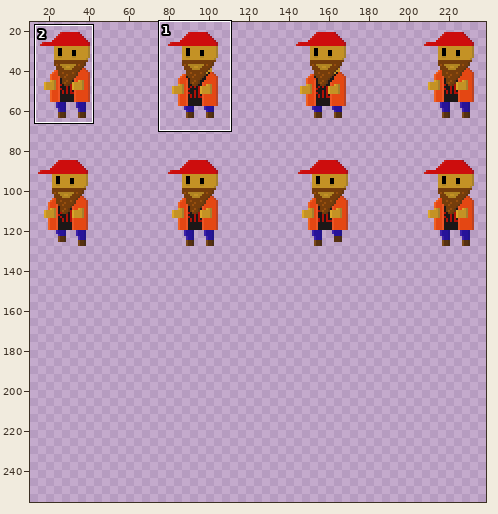
Two states of a sprite sheet, Assets/Art/player.png. Above: a wide view before the commit, with the close-up outlined.
Close-up. The starting point:
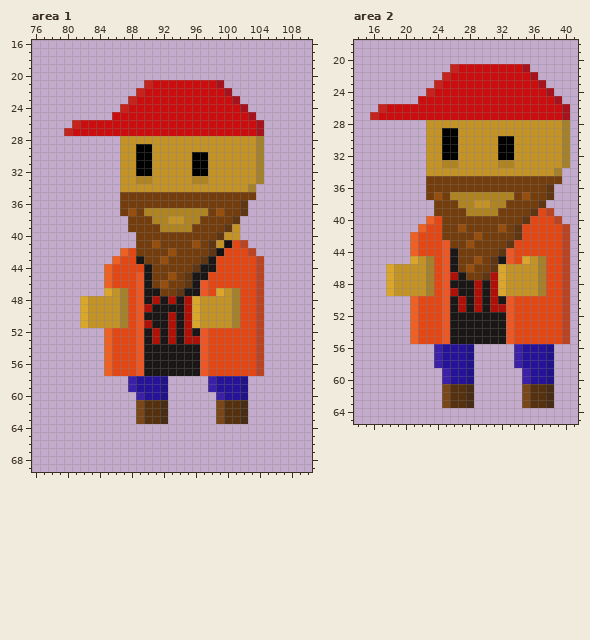
The file is 256x256 pixels. Colours within 5 levels of each other are drawn and written as one. Shown: area 1: x 76..110, y 16..69; area 2: x 14..41, y 18..65. The wide view leaves out empty margins. The commit also changed other parts of the picture, which this record leaves out.
And afterwards:
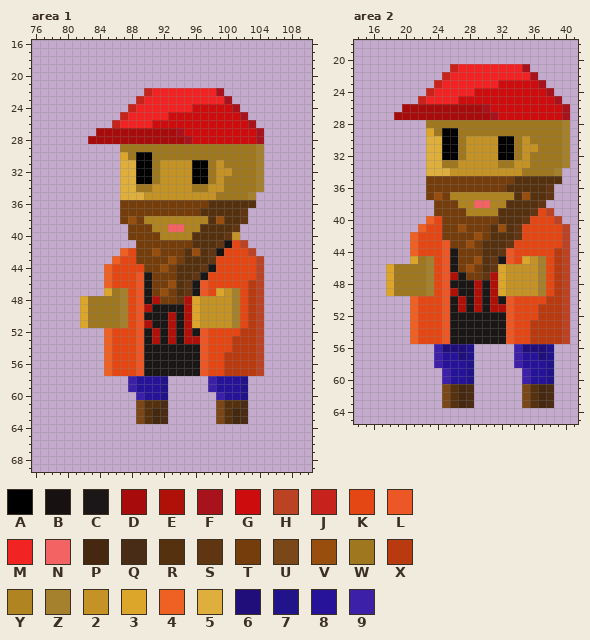
Palette (. is transparent): A #000000  B #171111  C #1c1717  D #a70b0b  E #af1007  F #a8121c  G #cd0d0d  H #bb4222  J #c7221b  K #e44713  L #ed5625  M #f12323  N #f46363  P #45280f  Q #482c15  R #563110  S #603612  T #753d0b  U #7a4818  V #984f0e  W #9e771e  X #b93a0f  Y #b08421  Z #a5802d  2 #c49225  3 #dba629  4 #ef6123  5 #dfaf3e  6 #200f7a  7 #21148b  8 #271399  9 #3c21a8
Change:
--- area 1
@@ x 76..110 @@
 20 ...................................
-21 ..............JGGGGGGGGF...........
-22 .............JGGGGGGGGGGF..........
-23 ............JGGGGGGGGGGGGF.........
-24 ...........JGGGGGGGGGGGGGGF........
-25 ..........GGGGGGGGGGGGGGGGGF.......
-26 .....JGGGGGGGGGGGGGGGGGGGGGGF......
-27 ....JGGGGGGGGGGGGGGGGGGGGGGGF......
-28 ...........22222222222222222Z......
-29 ...........22AA2222222222222Z......
-30 ...........22AA22222AA222222Z......
-31 ...........22AA22222AA222222Z......
-32 ...........22AA22222AA222222Z......
-33 ...........22YY22222YY222222Z......
-34 ...........2222222222222222Z.......
-35 ...........TTTTTTTTTTTTTTTTT.......
-36 ...........TTTTTTTTTTTTTTTS........
-37 ...........TVTYYYYYYYYTVTTS........
-38 ............TTTYY22YYTTTTS.........
-39 ............TTTTYYYYTTTTS2.........
-40 .............TTTTTTTTTTS22.........
-41 .............TTVTTTTVTS2BKH........
-42 ...........4KTTTTVTTTTSBKKKH.......
-43 ..........4KKCTTVTTTTSCKKKKKH......
-44 .........4KKKKCTTTTTSCCKKKKKH......
-45 .........4KKKLCTTVTSCCKKKKKKH......
-46 .........4KKKLCTVTTSCLKKKKKKH......
-47 .........32ZKLCCTTSCCLK32ZKKH......
-48 ......32222ZKLCECECE32222ZKKH......
-49 ......32222ZKLECCCCE32222ZKKH......
-50 ......32222ZKLCCCECE32222ZKKH......
-51 ......32222ZKLECCECE32222ZKKH......
-52 .........4KKKLCECECECLKKKKKKH......
-53 .........4KKKLCECECEELKKKKKKH......
-54 .........4KKKLCCCCCCCLKKKKKKH......
-55 .........4KKKLCCCCCCCLKKKKKKH......
-56 .........4KKKLCCCCCCCLKKKKKKH......
-57 .........4KKKLCCCCCCCLKKKKKKH......
+21 ...................................
+22 ..............JMMMMMMMMF...........
+23 .............JMMMMMMMMMMF..........
+24 ............JMMMMMMMGGGGGF.........
+25 ...........JMMMMMGGGGGGGGGF........
+26 ..........JMMMMGGGGGGGGGGGGF.......
+27 ........DDDDDDDDDDFGGGGGGGGGF......
+28 .......DDDDDDDDDDDDFGGGGGGGGF......
+29 ...........WWWWWWWWWWWWWWWWWZ......
+30 ...........3WAAWWWWWWWWWWWWWZ......
+31 ...........55AAW2222AAW2WWWWZ......
+32 ...........55AAW2222AAW22WWWZ......
+33 ...........55AAW2222AAW2WWWWZ......
+34 ...........55WW22222WW22WWWWZ......
+35 ...........555222222222WWWWZ.......
+36 ...........TTTTTTTTTTTRRRRRR.......
+37 ...........TTTTTTTTTTRRRRRS........
+38 ...........TVTYYYYYYYYRVRRS........
+39 ............TTTYYNNYYRRRRS.........
+40 ............TTTTYYYYRRRRS2.........
+41 .............TTTTTTTRRRSBKH........
+42 ...........4KTTVTTTRVRSBKKKH.......
+43 ..........4KKTTTTVTRRRSKKKKKH......
+44 .........4KKKKTTVTRRRSCKKKKKH......
+45 .........4KKKLCTTTRRSCKKKKKKH......
+46 .........4KKKLCTTVRSCLKKKKKXH......
+47 .........3WZKLCTVTRSCLK32ZKXH......
+48 ......3WWWWZKLCETTSE32222ZKXH......
+49 ......3WWWWZKLECCCCE32222ZKXH......
+50 ......3WWWWZKLCCCECE32222ZKXH......
+51 ......3WWWWZKLECCECE32222ZKXH......
+52 .........4KKKLCECECECLKKKKXXH......
+53 .........4KKKLCECECEELKKKXXXH......
+54 .........4KKKLCCCCCCCLKKKXXXH......
+55 .........4KKKLCCCCCCCLKKXXXXH......
+56 .........4KKKLCCCCCCCLKKXXXXH......
+57 .........4KKKLCCCCCCCLKKXXXXH......
 58 ............98887.....98887........
@@ x 89..103 @@
 61 URRQ......URRQ.
-62 URRQ......URRQ.
-63 URRQ......URRQ.
+62 URPQ......URPQ.
+63 URPQ......URPQ.
 64 ...............
--- area 2
@@ x 14..41 @@
 20 ............................
-21 ............JGGGGGGGGF......
-22 ...........JGGGGGGGGGGF.....
-23 ..........JGGGGGGGGGGGGF....
-24 .........JGGGGGGGGGGGGGGF...
-25 ........GGGGGGGGGGGGGGGGGF..
-26 ...JGGGGGGGGGGGGGGGGGGGGGGF.
-27 ..JGGGGGGGGGGGGGGGGGGGGGGGF.
-28 .........22222222222222222Z.
-29 .........22AA2222222222222Z.
-30 .........22AA22222AA222222Z.
-31 .........22AA22222AA222222Z.
-32 .........22AA22222AA222222Z.
-33 .........22YY22222YY222222Z.
-34 .........2222222222222222Z..
-35 .........TTTTTTTTTTTTTTTTT..
-36 .........TTTTTTTTTTTTTTTS...
-37 .........TVTYYYYYYYYTVTTS...
-38 ..........TTTYY22YYTTTTS....
-39 ..........TTTTYYYYTTTTSKH...
-40 .........4KTTTTTTTTTTSKKKH..
-41 ........4KKTTVTTTTVTSKKKKKH.
-42 .......4KKKTTTTVTTTTSKKKKKH.
-43 .......4KKKLTTVTTTTSKKKKKKH.
-44 .......4KKKLCTTTTTSLKKKKKKH.
-45 .......32ZKLCTTVTSCLK32ZKKH.
-46 ....32222ZKLCTVTTS32222ZKKH.
-47 ....32222ZKLECTTSE32222ZKKH.
-48 ....32222ZKLCCCECE32222ZKKH.
-49 ....32222ZKLECCECE32222ZKKH.
-50 .......4KKKLCECECECLKKKKKKH.
-51 .......4KKKLCECECEELKKKKKKH.
-52 .......4KKKLCCCCCCCLKKKKKKH.
-53 .......4KKKLCCCCCCCLKKKKKKH.
-54 .......4KKKLCCCCCCCLKKKKKKH.
-55 .......4KKKLCCCCCCCLKKKKKKH.
-56 ..........98887.....98887...
-57 ..........98887.....98887...
+21 ............JMMMMMMMMF......
+22 ...........JMMMMMMMMMMF.....
+23 ..........JMMMMMMMGGGGGF....
+24 .........JMMMMMGGGGGGGGGF...
+25 ........JMMMMGGGGGGGGGGGGF..
+26 ......DDDDDDDDDDFGGGGGGGGGF.
+27 .....DDDDDDDDDDDDFGGGGGGGGF.
+28 .........WWWWWWWWWWWWWWWWWZ.
+29 .........3WAAWWWWWWWWWWWWWZ.
+30 .........55AAW2222AAW2WWWWZ.
+31 .........55AAW2222AAW22WWWZ.
+32 .........55AAW2222AAW2WWWWZ.
+33 .........55WW22222WW22WWWWZ.
+34 .........555222222222WWWWZ..
+35 .........TTTTTTTTTTTRRRRRR..
+36 .........TTTTTTTTTTRRRRRS...
+37 .........TVTYYYYYYYYRVRRS...
+38 ..........TTTYYNNYYRRRRS....
+39 ..........TTTTYYYYRRRRSKH...
+40 .........4KTTTTTTTRRRSKKKH..
+41 ........4KKTTVTTTRVRSKKKKKH.
+42 .......4KKKTTTTVTRRRSKKKKKH.
+43 .......4KKKLTTVTRRRSKKKKKKH.
+44 .......4KKKLCTTTRRSLKKKKKXH.
+45 .......3WZKLCTTVRSCLK32ZKXH.
+46 ....3WWWWZKLCTVTRS32222ZKXH.
+47 ....3WWWWZKLECTTSE32222ZKXH.
+48 ....3WWWWZKLCCCECE32222ZKXH.
+49 ....3WWWWZKLECCECE32222ZKXH.
+50 .......4KKKLCECECECLKKKKXXH.
+51 .......4KKKLCECECEELKKKXXXH.
+52 .......4KKKLCCCCCCCLKKKXXXH.
+53 .......4KKKLCCCCCCCLKKXXXXH.
+54 .......4KKKLCCCCCCCLKKXXXXH.
+55 .......4KKKLCCCCCCCLKKXXXXH.
+56 ..........96667.....96667...
+57 ..........98867.....98867...
 58 ..........98887.....98887...
@@ x 25..39 @@
 60 9887......9887.
-61 URRQ......URRQ.
-62 URRQ......URRQ.
-63 URRQ......URRQ.
+61 URPQ......URPQ.
+62 URPQ......URPQ.
+63 URPQ......URPQ.
 64 ...............
